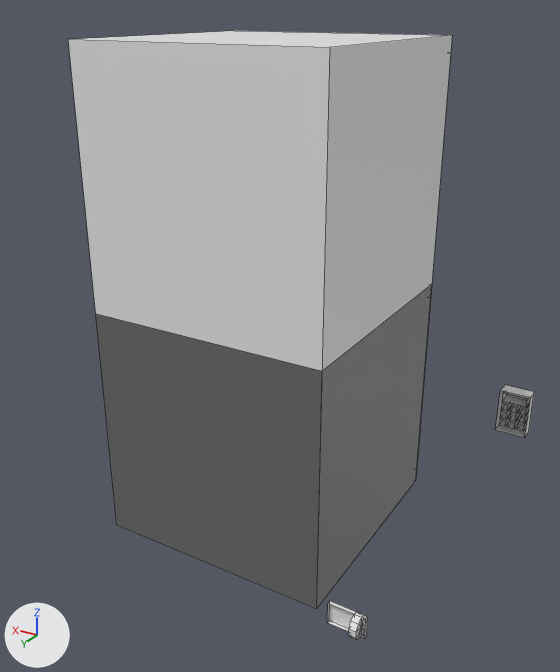
Before and after pictures for a commit that changed the OBJ model res/mods/Boxes/models/safe.obj.
The view is the same before and after, from a 50 mm camera at (-17.1, 32.8, 33.8) aimed at (7.0, -7.3, 13.8). Arrows for +X, +Y and +Z are at lower left; the lights stay in place. Mesh edges are drawn as thin lines. Where no turn or scale is listed for an object, it has been applied to the vertices. Vertices at the same position are counted once.

Objects in the first picture: 'safe'.
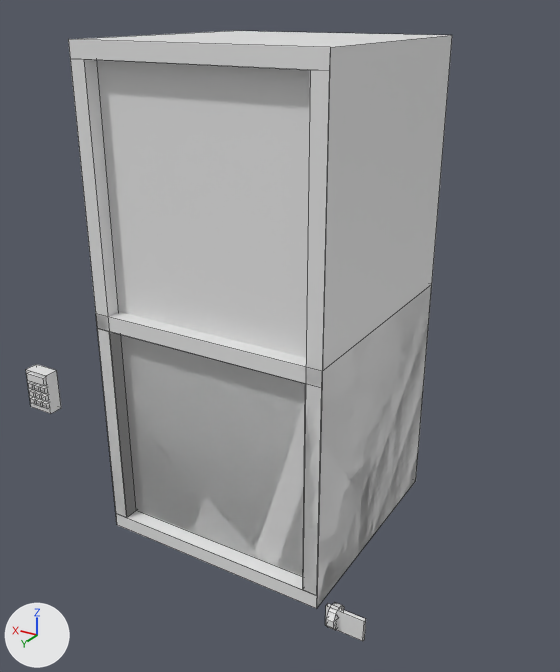
Changed parts and their boxes (x1, y1, x2, y2) in the pictures (560 x 672 px; the box of a moved part takes in the faces that stretch with it):
'safe', reshaped (9% narrower)
    before: (68, 31, 534, 640)
    after: (26, 31, 452, 641)
part 1 of me_safe, moved or reshaped
    before: (348, 612, 365, 639)
    after: (326, 603, 344, 630)
part 2 of me_safe, moved or reshaped (not visible afterwards)
    before: (356, 618, 364, 640)
part 3 of me_safe, moved or reshaped
    before: (501, 402, 511, 411)
    after: (27, 373, 45, 386)
part 4 of me_safe, moved or reshaped
    before: (500, 408, 511, 418)
    after: (26, 364, 61, 414)
part 5 of me_safe, moved or reshaped
    before: (495, 385, 534, 437)
    after: (42, 402, 48, 408)
part 6 of me_safe, moved or reshaped
    before: (499, 415, 510, 426)
    after: (36, 400, 42, 406)
part 7 of me_safe, moved or reshaped
    before: (502, 392, 530, 407)
    after: (28, 383, 34, 389)
part 8 of me_safe, moved or reshaped
    before: (510, 404, 520, 413)
    after: (40, 387, 46, 393)
part 9 of me_safe, moved or reshaped
    before: (509, 410, 519, 421)
    after: (42, 394, 47, 401)
part 10 of me_safe, moved or reshaped
    before: (508, 418, 518, 428)
    after: (30, 390, 35, 397)
part 11 of me_safe, moved or reshaped
    before: (518, 412, 528, 423)
    after: (36, 392, 41, 399)
part 12 of me_safe, moved or reshaped
    before: (519, 404, 530, 415)
    after: (34, 385, 40, 391)
part 13 of me_safe, moved or reshaped
    before: (517, 420, 527, 431)
    after: (31, 398, 36, 404)
part 14 of me_safe, moved or reshaped
    before: (77, 31, 450, 639)
    after: (68, 39, 366, 641)

What changed in the scene script:
```text
Change me_safe:
    used by ob_safe; location = (0.0, 0.0, 0.0)
    remove me_safe.from_pydata(...)  # 182 vertices, 129 faces; spans x -7.9..16.0, y -16.0..0.7, z -0.8..32.0
    add me_safe.from_pydata(...)  # 178 vertices, 129 faces; spans x -3.2..23.9, y -16.0..0.7, z -0.8..32.0
    me_safe part 1: the loose piece of 21 vertices spanning x -3.0..-2.5, y -0.7..0.7, z -0.8..0.8 is turned -180 degrees about the z axis through its middle, then moved by (1.5, 0.0, 0.0)
    me_safe part 2: the loose piece of 11 vertices spanning x -3.0, y -0.7..0.7, z -0.8..0.8 is mirrored in y about its middle, then moved by (2.0, 0.0, 0.0)
    me_safe part 3: the loose piece of 8 vertices spanning x -6.5..-6.1, y -15.6..-14.6, z 8.6..9.0 is scaled about its middle by (-4, -1, 1.5), then moved by (29.1, 14.2, 0.7)
    me_safe part 4: the loose piece of 8 vertices spanning x -6.5..-6.1, y -15.6..-14.6, z 8.0..8.4 is scaled about its middle by (-5, -1, 7.5), then moved by (29.1, 14.1, 0.3)
    me_safe part 5: the loose piece of 8 vertices spanning x -7.9..-5.9, y -15.5..-14.5, z 7.0..10.0 is scaled about its middle by (-0.2, -1, 0.133), then moved by (29.1, 14.1, -0.9)
    me_safe part 6: the loose piece of 8 vertices spanning x -6.5..-6.1, y -15.6..-14.6, z 7.4..7.8 is turned 180 degrees about the z axis through its middle, then moved by (29.1, 14.2, 0.0)
    me_safe part 7: the loose piece of 8 vertices spanning x -7.7..-6.1, y -15.6..-14.6, z 9.2..9.8 is scaled about its middle by (-0.25, -1, 0.667), then moved by (30.3, 14.2, -0.7)
    me_safe part 8: the loose piece of 8 vertices spanning x -7.1..-6.7, y -15.6..-14.6, z 8.6..9.0 is turned 180 degrees about the z axis through its middle, then moved by (29.1, 14.2, 0.0)
    me_safe part 9: the loose piece of 8 vertices spanning x -7.1..-6.7, y -15.6..-14.6, z 8.0..8.4 is turned 180 degrees about the z axis through its middle, then moved by (29.1, 14.2, 0.0)
    me_safe part 10: the loose piece of 8 vertices spanning x -7.1..-6.7, y -15.6..-14.6, z 7.4..7.8 is turned 180 degrees about the z axis through its middle, then moved by (30.3, 14.2, 0.6)
    me_safe part 11: the loose piece of 8 vertices spanning x -7.7..-7.3, y -15.6..-14.6, z 8.0..8.4 is turned 180 degrees about the z axis through its middle, then moved by (30.3, 14.2, 0.0)
    me_safe part 12: the loose piece of 8 vertices spanning x -7.7..-7.3, y -15.6..-14.6, z 8.6..9.0 is turned 180 degrees about the z axis through its middle, then moved by (30.3, 14.2, 0.0)
    me_safe part 13: the loose piece of 8 vertices spanning x -7.7..-7.3, y -15.6..-14.6, z 7.4..7.8 is turned 180 degrees about the z axis through its middle, then moved by (30.9, 14.2, 0.0)
    me_safe part 14: 26 vertices removed from x -3.2..16.0, y -16.0..0.0, z -0.8..32.0; 22 vertices added at x -3.2..16.0, y -2.0..0.3, z -0.8..31.0
```
